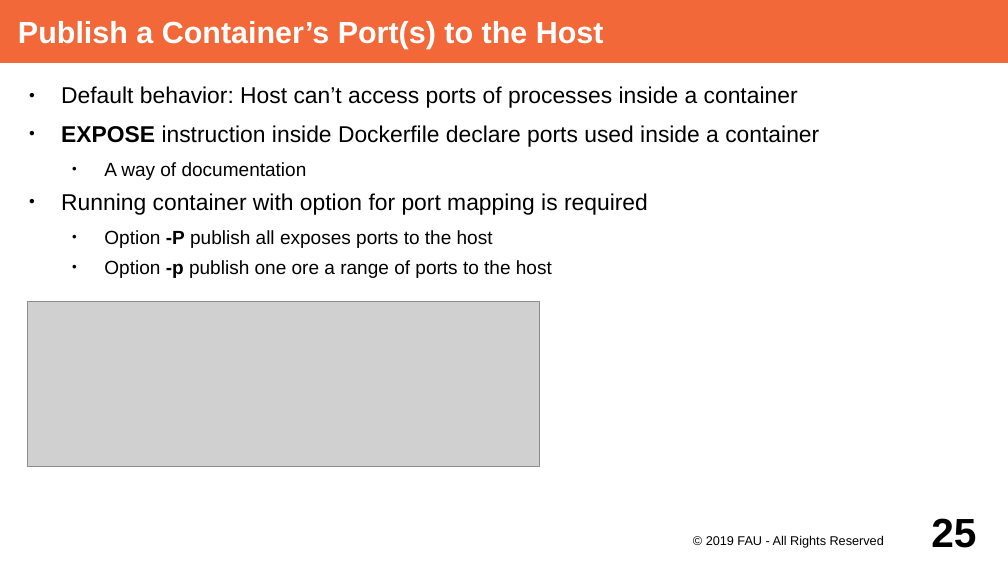
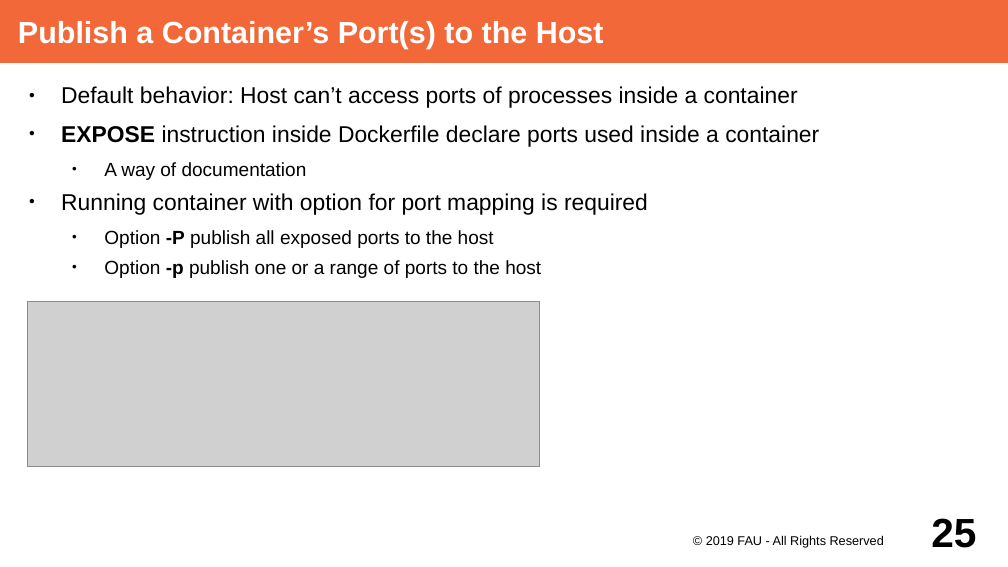
Before and after one commit to dirkriehle/adap-course, a slide deck: slide 25 of Lecture Slides/ADAP Z01 - Containerization.odp. Drawn at 1008x567 pixels with LibreOffice and Linux fonts; fonts in the diff are those of the drawing; grey boxes stand for pictures. Boxes give left, top, right and bottom in pixels: in the first picture for what was removed or moved away, otherwise in the second. Text is boxed around its words. In the diff, an @@ line names an element or a change of style, - is before the commit and + after.

Commit message:
Fix typos and small mistakes in container slides

```diff
--- a/Lecture Slides/ADAP Z01 - Containerization.odp
+++ b/Lecture Slides/ADAP Z01 - Containerization.odp
@@ text at <box>104,230,541,278</box>: text changed @@
-  ● Option -P publish all exposes ports to the host
-  ● Option -p publish one ore a range of ports to the host
+  ● Option -P publish all exposed ports to the host
+  ● Option -p publish one or a range of ports to the host
```
Also in this commit, not shown: 3 other slides changed, 1 other file.
